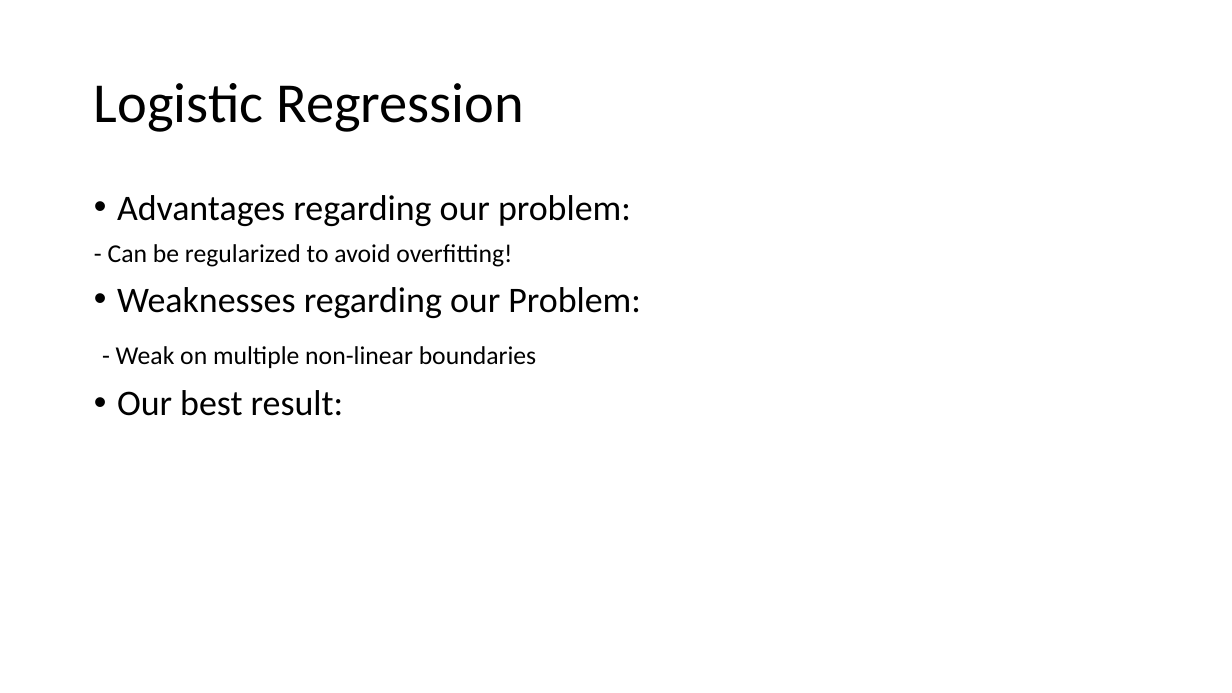
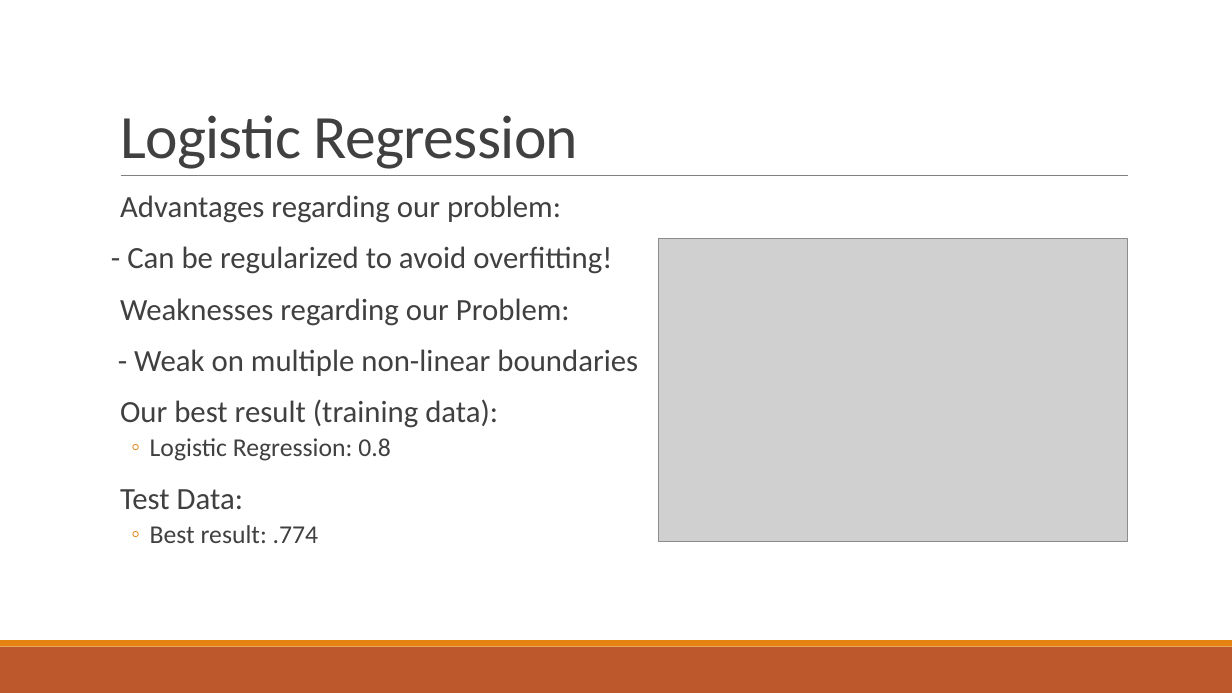
Before and after one commit to suong4554/Machine-Learning-Poly-U, a slide deck: slide 10 of Presentation.pptx (slide 9 before the commit). Drawn at 1232x693 pixels with LibreOffice and Linux fonts; fonts in the diff are those of the drawing; grey boxes stand for pictures. Boxes give left, top, right and bottom in pixels: in the first picture for what was removed or moved away, otherwise in the second. Text is boxed around its words. In the diff, an @@ line names an element or a change of style, - is before the commit and + after.

```diff
--- a/Presentation.pptx
+++ b/Presentation.pptx
@@ title "Logistic Regression": place and size @@
-title "Logistic Regression" at [94,83,524,132]
+title "Logistic Regression" at [120,115,579,169]
@@ title "Logistic Regression" at [120,115,579,169]: size 44 to 48 pt, text colour #000000 to #404040, letter spacing 0 to -0.5 pt; line spacing 0.9 to 0.85; vertical alignment middle to bottom @@
@@ line added from (121, 176) to (1128, 176), #808080 0.5 pt @@
@@ text "Advantages regarding our problem:": place and size @@
-text "Advantages regarding our problem:" at [108,195,641,416]
+text "Advantages regarding our problem:" at [120,195,638,543]
@@ text at [120,195,638,376]: size 28 to 24 pt in "Advantages regarding our problem:", "Weaknesses regarding our Problem:"; text colour #000000 to #404040 in "Advantages regarding our problem:", "- Can be regularized to avoid overfitting!", "Weaknesses regarding our Problem:", "- Weak on multiple non-linear boundaries"; size 20 to 24 pt in "- Can be regularized to avoid overfitting!", "- Weak on multiple non-linear boundaries"; bullet • to  ; more space between paragraphs @@
@@ picture added at [659,238,1128,542] @@
@@ text at [120,399,498,543]: text changed; size 28 to 24 pt; text colour #000000 to #404040 @@
-• Our best result:
+  Our best result (training data):
+  ◦ Logistic Regression: 0.8
+  Test Data:
+  ◦ Best result: .774
@@ rectangle added at [0,647,1232,693], fill #BD582C @@
@@ rectangle added at [0,640,1232,647], fill #E48312 @@
```
Also in this commit, not shown: 9 other slides changed, 5 slides added, 2 slides removed.
